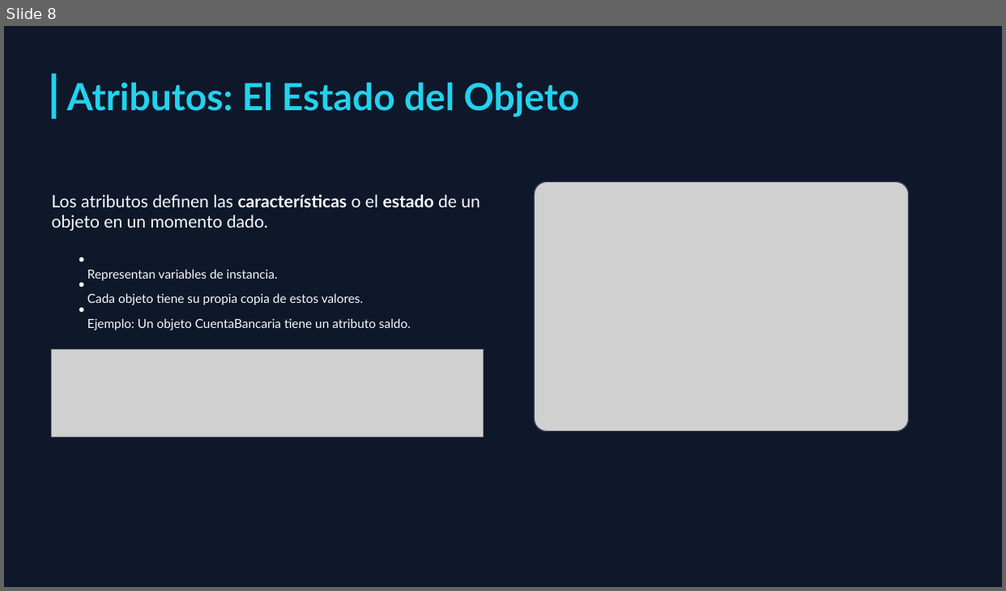
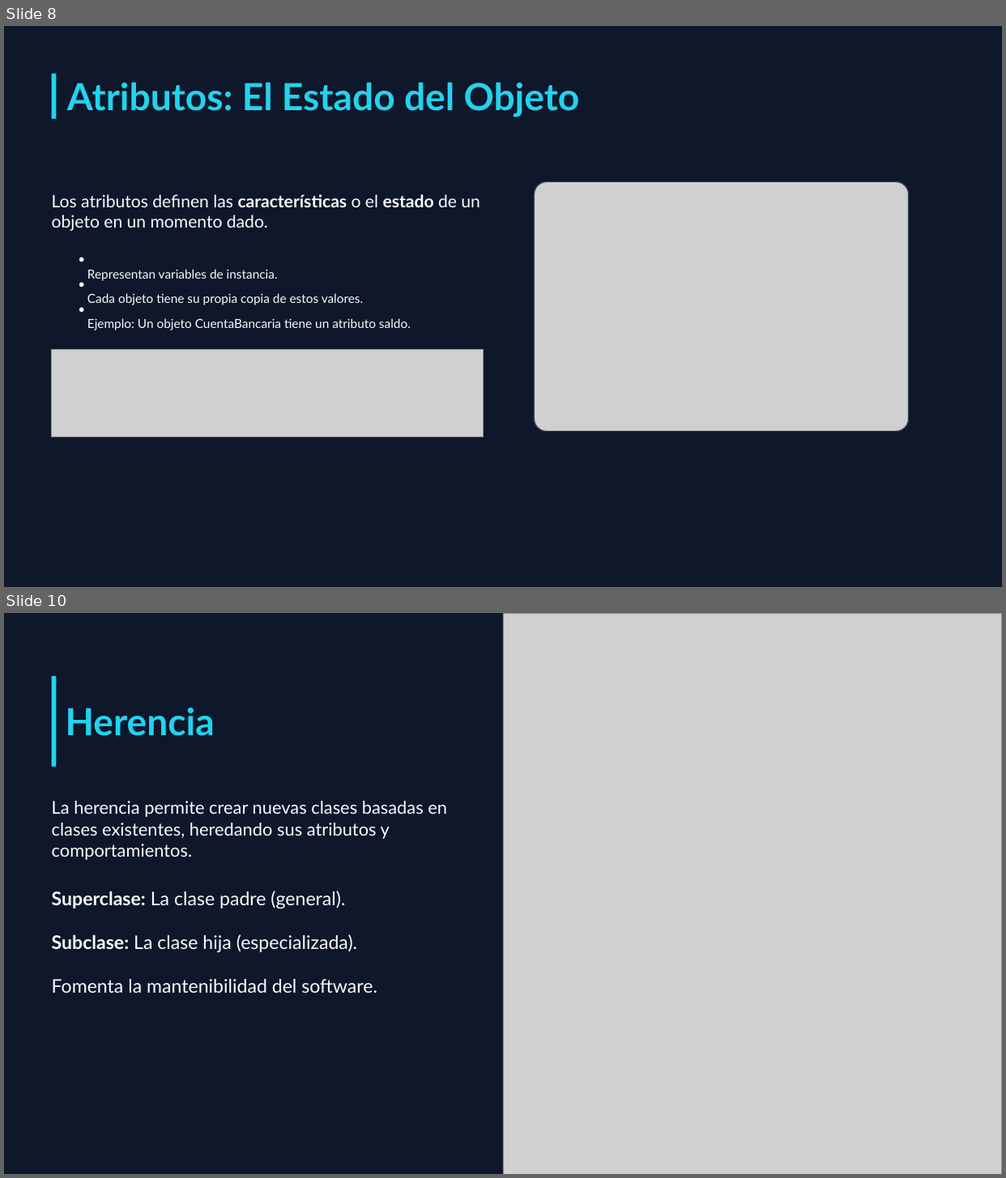
Before and after one commit to MelvinSevilla/programacionBasica, a slide deck: II UNIDAD/Presentaciones/II UNIDAD Programación Orientada a Objetos.pptx. Shown one above the other, each under a label of ours: slide 8 before the commit, slides 8 and 10 after it; the slides between them are not shown. The pictures are 1006x591 and 1006x1178 pixels, drawn with LibreOffice and Linux fonts; fonts in the diff are those of the drawing; grey boxes stand for pictures; background and template pictures are left out. Boxes give left, top, right and bottom in pixels: in the first picture for what was removed or moved away, otherwise in the second. Text is boxed around its words. In the diff, an @@ line names an element or a change of style, - is before the commit and + after.

```diff
--- a/II UNIDAD/Presentaciones/II UNIDAD Programación Orientada a Objetos.pptx
+++ b/II UNIDAD/Presentaciones/II UNIDAD Programación Orientada a Objetos.pptx
@@ slide 10 added at bbox=[4, 613, 1002, 1174], background picture (left out) @@
@@ picture added at bbox=[503, 614, 1002, 1174] @@
@@ rectangle added at bbox=[52, 676, 57, 766], fill #22D3EE @@
@@ text added at bbox=[66, 707, 215, 736], 36 pt, text #22D3EE, bold @@
+Herencia
@@ text added at bbox=[52, 801, 447, 860], 17 pt, text #F8FAFC @@
+La herencia permite crear nuevas clases basadas en clases existentes, heredando sus atributos y comportamientos.
@@ text added at bbox=[52, 891, 377, 993], 18 pt, text #F8FAFC @@
+Superclase: La clase padre (general).
+Subclase: La clase hija (especializada).
+Fomenta la mantenibilidad del software.
```
Also in this commit, not shown: 7 other slides added, 1 slide removed, 2 other files.
